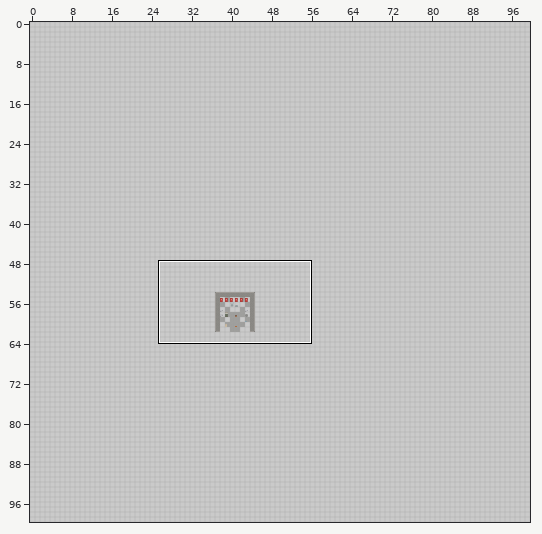
A Tiled map gets an edit: assets/tiled/level-1.tmx. The picture above shows the old version from afar; the outline marks the close-up.
Close-up. As it was:
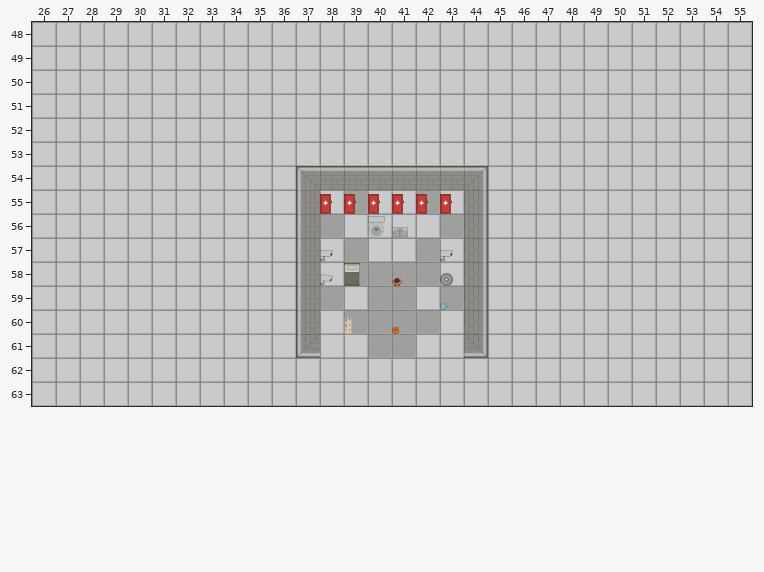
Cells are 120x120 px. Shown: x 26..55, y 48..63.
The result:
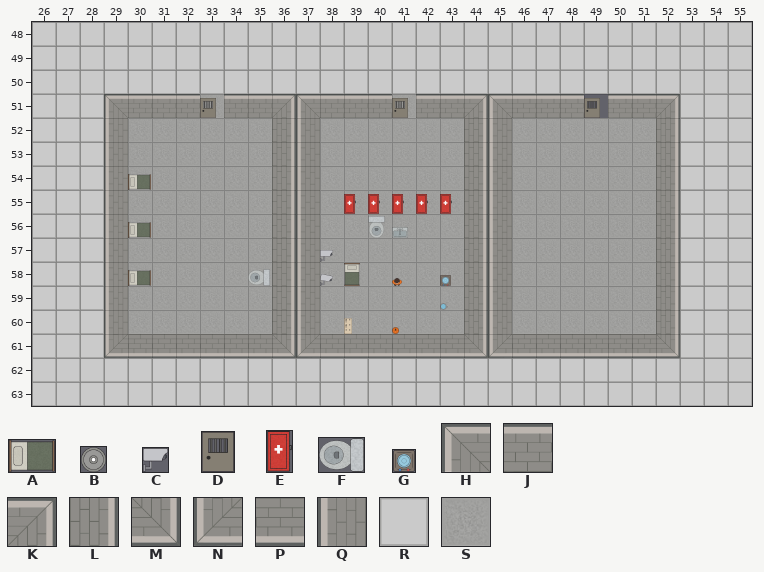
Key: from "bgf": A 0 flipped on the diagonal "bed", B 2 "blin", C 5 "cam-2", D 10 "door-1", E 17 "med-1", F 20 turned 90 "san", G 26 "wat"; from "floor_and_walls": H 0 "1-1", J 1 "1-2", K 3 "2-1", L 5 "2-3", M 6 "3-1", N 9 "4-1", P 10 "4-2", Q 11 "4-3", R 12 "floo-1", S 15 "floo-4".
_ is an empty cell, . an unchanged one.
Diff:
--- layer "Room_1/walls_and_floor"
@@ x 29..52 @@
-51 RRRRRRRRRRRRRRRRRRRRRRRR
-52 RRRRRRRRRRRRRRRRRRRRRRRR
-53 RRRRRRRRRRRRRRRRRRRRRRRR
-54 RRRRRRRRHJJJJJJKRRRRRRRR
-55 RRRRRRRR.R.RR.R.RRRRRRRR
-56 RRRRRRRR..RRRR..RRRRRRRR
-57 RRRRRRRR.R.RR.R.RRRRRRRR
-58 RRRRRRRR.R....R.RRRRRRRR
-59 RRRRRRRR..R..R..RRRRRRRR
-60 RRRRRRRR.R....R.RRRRRRRR
-61 RRRRRRRR.RRSSRR.RRRRRRRR
+51 HJJJSJJKHJJJSJJKHJJJDJJK
+52 QSSSSSSLQSSSSSSLQSSSSSSL
+53 QSSSSSSLQSSSSSSLQSSSSSSL
+54 QSSSSSSLQSSSSSSLQSSSSSSL
+55 QSSSSSSL.S.SS.S.QSSSSSSL
+56 QSSSSSSL..SSSS..QSSSSSSL
+57 QSSSSSSL.S.SS.S.QSSSSSSL
+58 QSSSSSSL.S....S.QSSSSSSL
+59 QSSSSSSL..S..S..QSSSSSSL
+60 QSSSSSSL.S....S.QSSSSSSL
+61 NPPPPPPM.PPPPPP.NPPPPPPM
--- layer "Room_1/envornment"
@@ x 33..41 @@
-51 _......._
+51 D.......D
@@ x 30..43 @@
-54 _.............
-55 ........E.....
-56 _.............
-57 .............C
-58 _...._.......B
+54 A.............
+55 ........_.....
+56 A.............
+57 ............._
+58 A....F.......G
